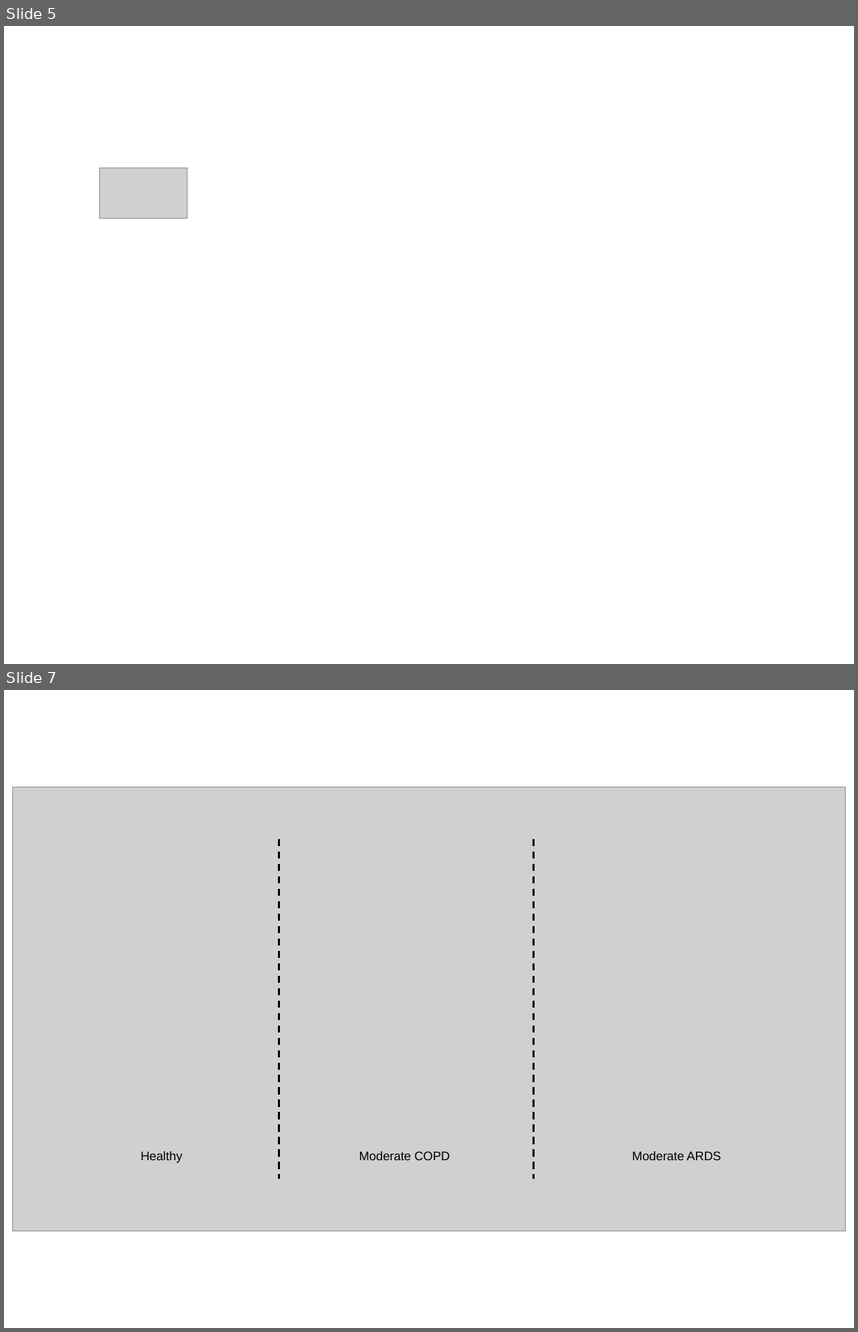
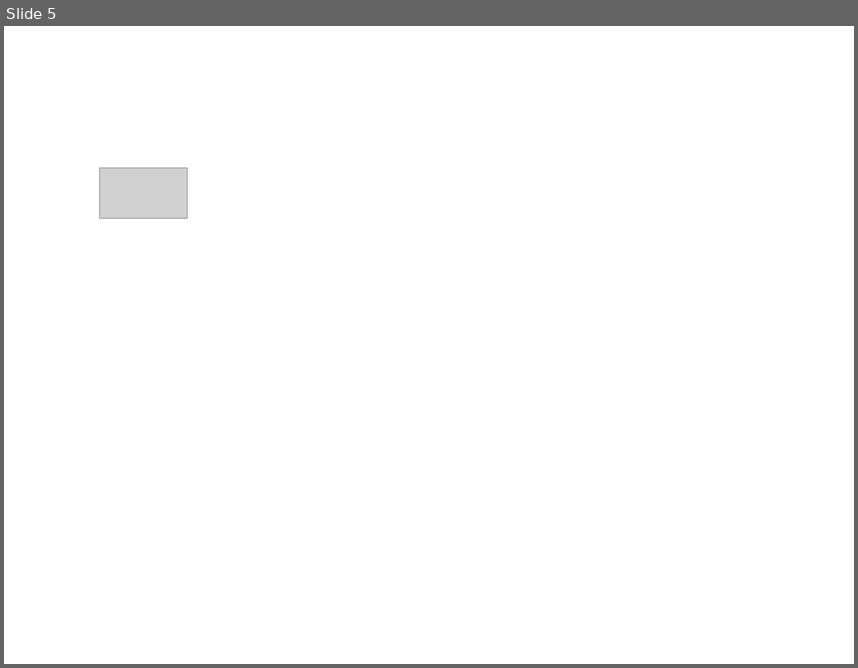
Before and after one commit to shawnhuyiwen/pulse, a slide deck: docs/Figures/RespiratoryWorking.pptx. Shown one above the other, each under a label of ours: slides 5 and 7 before the commit, slide 5 after it; the slides between them are not shown. The pictures are 858x1332 and 858x668 pixels, drawn with LibreOffice and Linux fonts; fonts in the diff are those of the drawing; grey boxes stand for pictures. Boxes give left, top, right and bottom in pixels: in the first picture for what was removed or moved away, otherwise in the second. Text is boxed around its words. In the diff, an @@ line names an element or a change of style, - is before the commit and + after.

```diff
--- a/docs/Figures/RespiratoryWorking.pptx
+++ b/docs/Figures/RespiratoryWorking.pptx
@@ slide 7 removed at [4, 690, 854, 1328], background #FFFFFF @@
@@ picture removed at [12, 787, 846, 1231] @@
@@ line removed from (279, 839) to (279, 1179) @@
@@ line removed from (534, 839) to (534, 1179) @@
@@ text removed at [141, 1151, 182, 1163] @@
-Healthy
@@ text removed at [359, 1151, 450, 1160] @@
-Moderate COPD
@@ text removed at [632, 1151, 722, 1160] @@
-Moderate ARDS
```
Also in this commit, not shown: 1 other slide removed, 4 other files.
